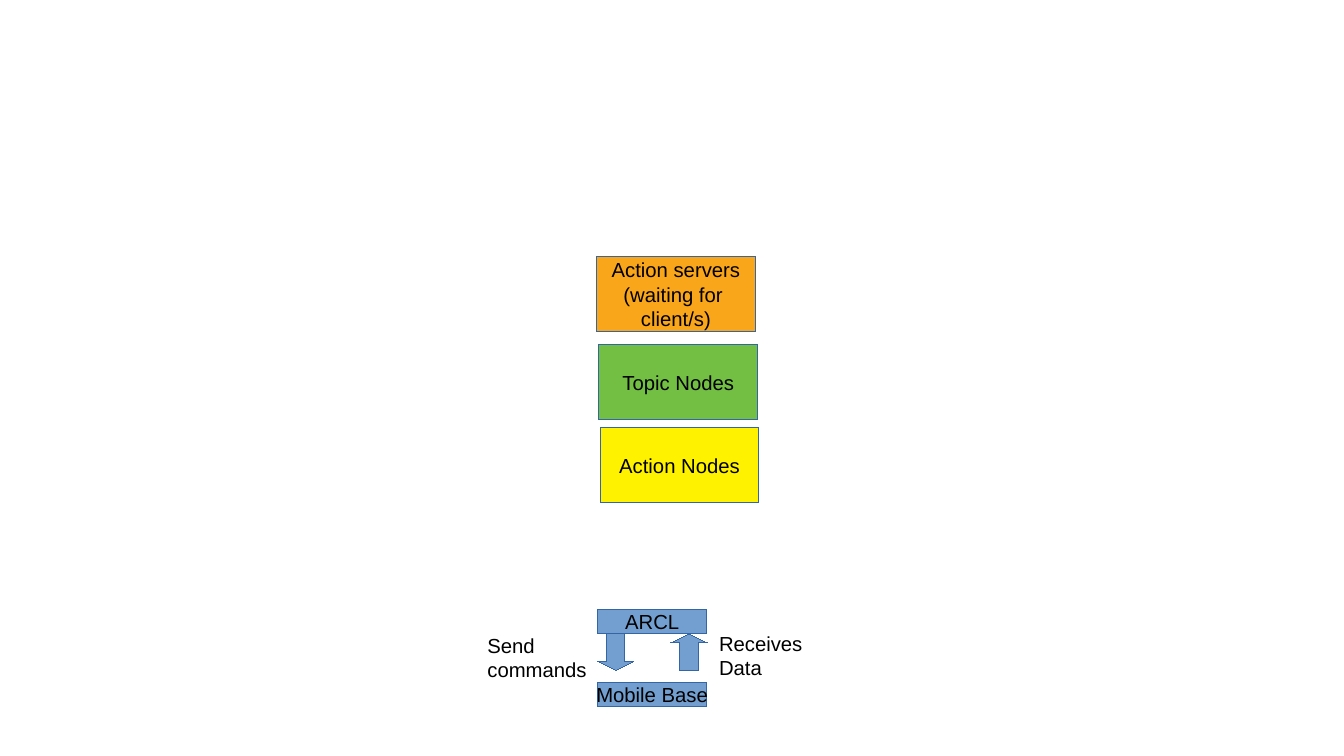
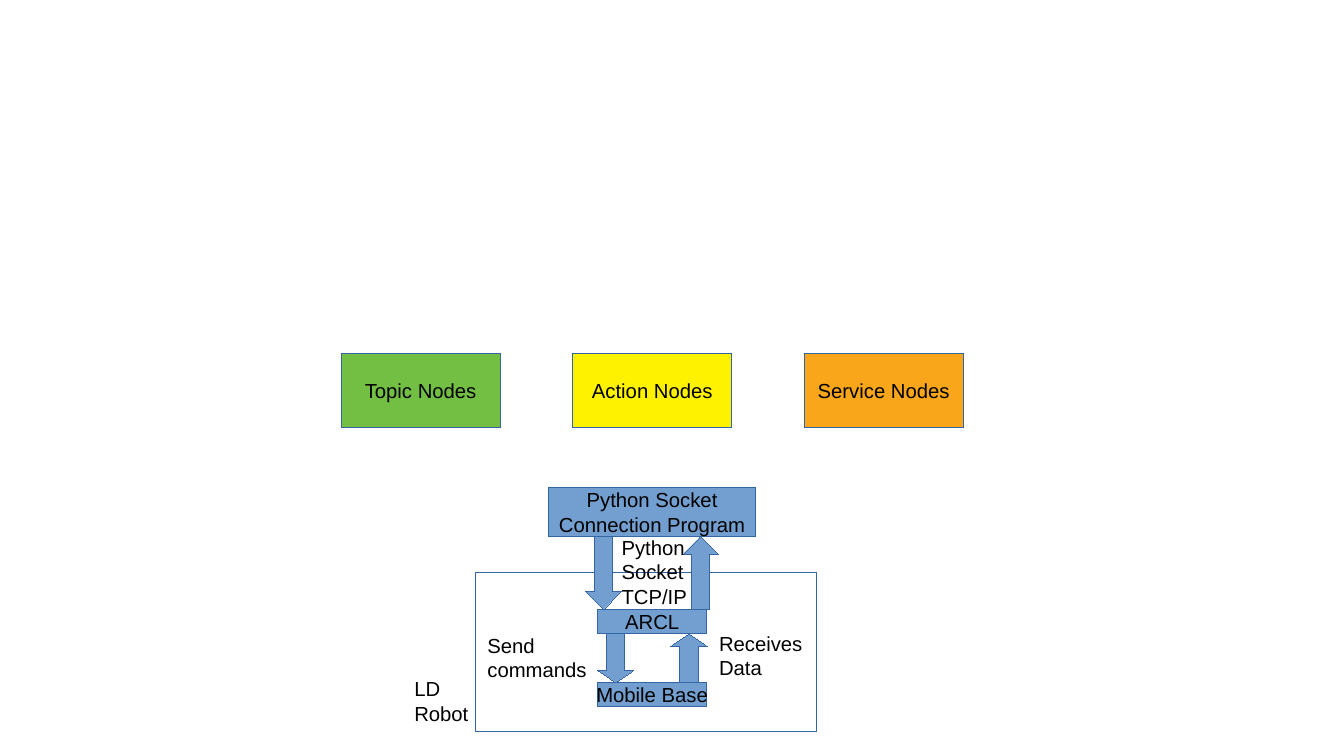
Before and after one commit to OmronAPAC/Omron_LD_ROS_Package, a slide deck: slide 1 of ROS Diagram.odp. Drawn at 1344x756 pixels with LibreOffice and Linux fonts; fonts in the diff are those of the drawing. Boxes give left, top, right and bottom in pixels: in the first picture for what was removed or moved away, otherwise in the second. Text is boxed around its words. In the diff, an @@ line names an element or a change of style, - is before the commit and + after.

```diff
--- a/ROS Diagram.odp
+++ b/ROS Diagram.odp
@@ rectangle removed at [596, 257, 755, 332] @@
-Action servers
-(waiting for
-client/s)
@@ rectangle "Topic Nodes": place and size @@
-rectangle "Topic Nodes" at [599, 345, 757, 420]
+rectangle "Topic Nodes" at [341, 354, 500, 428]
@@ rectangle "Action Nodes": place and size @@
-rectangle "Action Nodes" at [600, 428, 759, 502]
+rectangle "Action Nodes" at [573, 354, 732, 428]
@@ rectangle added at [805, 354, 963, 428], fill #FAA61A, outline #3465A4 0 pt, 12 pt, text #000000 @@
+Service Nodes
@@ rectangle added at [549, 488, 756, 537], fill #729FCF, outline #3465A4 0 pt, 12 pt, text #000000 @@
+Python Socket
+Connection Program
@@ right arrow added at [585, 537, 622, 610], fill #729FCF, outline #3465A4 0 pt @@
@@ right arrow added at [683, 537, 720, 610], fill #729FCF, outline #3465A4 0 pt @@
@@ text added at [622, 540, 687, 605], 12 pt, text #000000 @@
+Python
+Socket
+TCP/IP
@@ rectangle added at [476, 573, 817, 732], outline #3465A4 0 pt @@
@@ right arrow at [598, 634, 634, 683]: proportions changed @@
@@ right arrow: place and size @@
-right arrow at [598, 634, 634, 671]
+right arrow at [598, 634, 634, 683]
@@ right arrow: place and size @@
-right arrow at [671, 634, 707, 671]
+right arrow at [671, 634, 707, 683]
@@ right arrow at [671, 634, 707, 683]: proportions changed @@
@@ text added at [414, 682, 468, 722], 12 pt, text #000000 @@
+LD
+Robot
```
Also in this commit, not shown: 1 other file.
